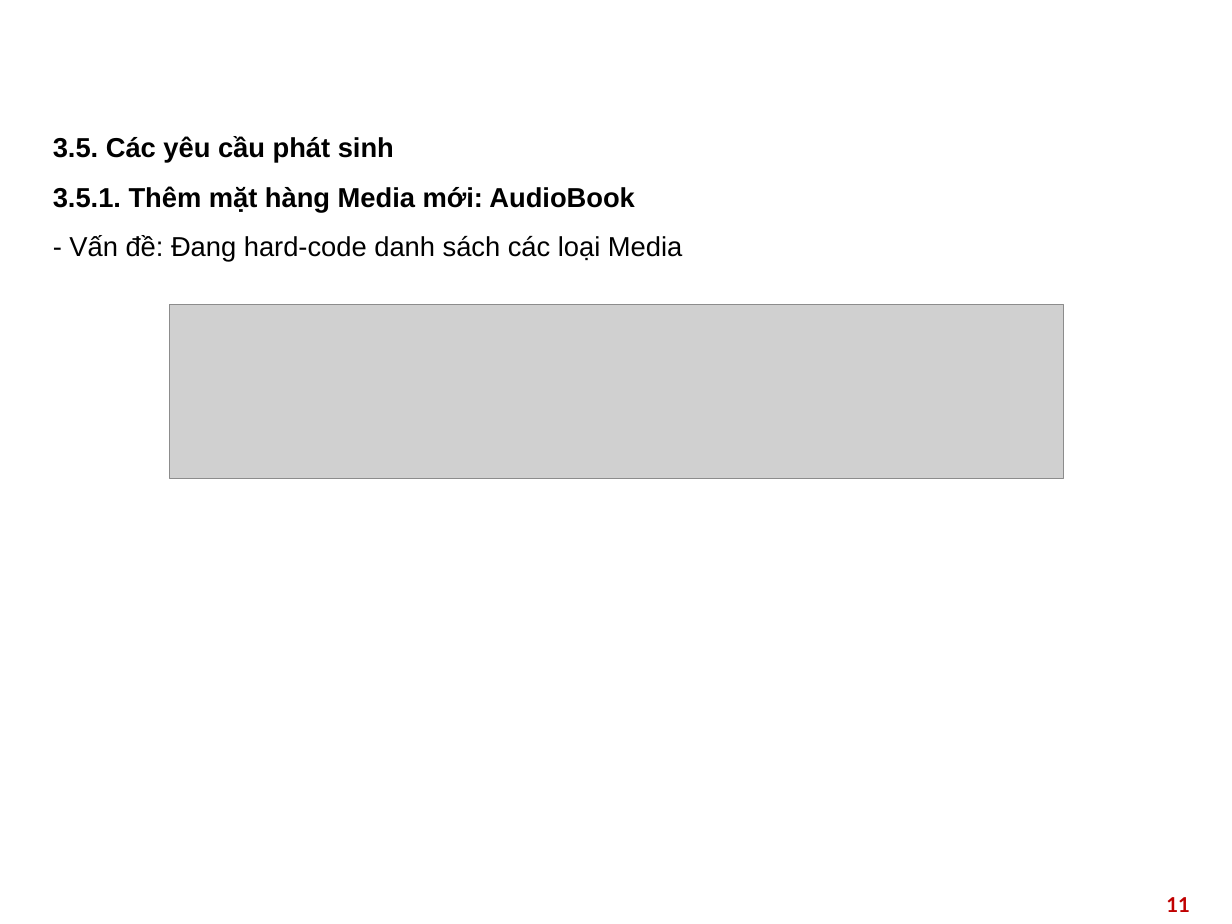
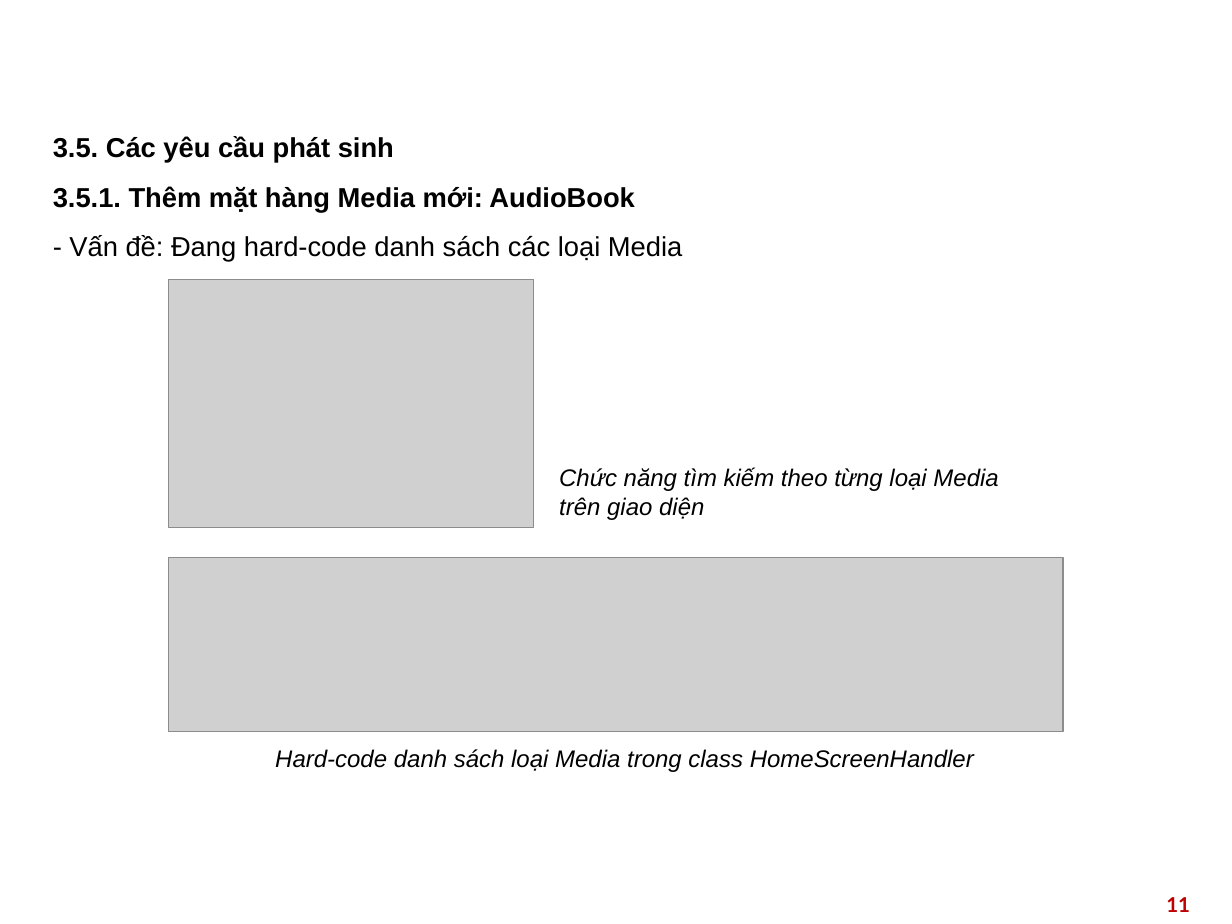
Before and after one commit to HieuPham2000/DP.20212.03, a slide deck: slide 11 of presentation/Design_Pattern_Slide.pptx. Drawn at 1232x924 pixels with LibreOffice and Linux fonts; fonts in the diff are those of the drawing; grey boxes stand for pictures; background and template pictures are left out. Boxes give left, top, right and bottom in pixels: in the first picture for what was removed or moved away, otherwise in the second. Text is boxed around its words. In the diff, an @@ line names an element or a change of style, - is before the commit and + after.

```diff
--- a/presentation/Design_Pattern_Slide.pptx
+++ b/presentation/Design_Pattern_Slide.pptx
@@ picture added at [169,280,533,527] @@
@@ text added at [559,467,998,520], 14 pt, text #000000, italic @@
+Chức năng tìm kiếm theo từng loại Media trên giao diện
@@ picture: place and size @@
-picture at [170,304,1064,478]
+picture at [169,557,1063,731]
@@ text added at [275,749,974,772], 14 pt, text #000000, italic @@
+Hard-code danh sách loại Media trong class HomeScreenHandler
```
Also in this commit, not shown: 4 other slides changed, 7 other files.
